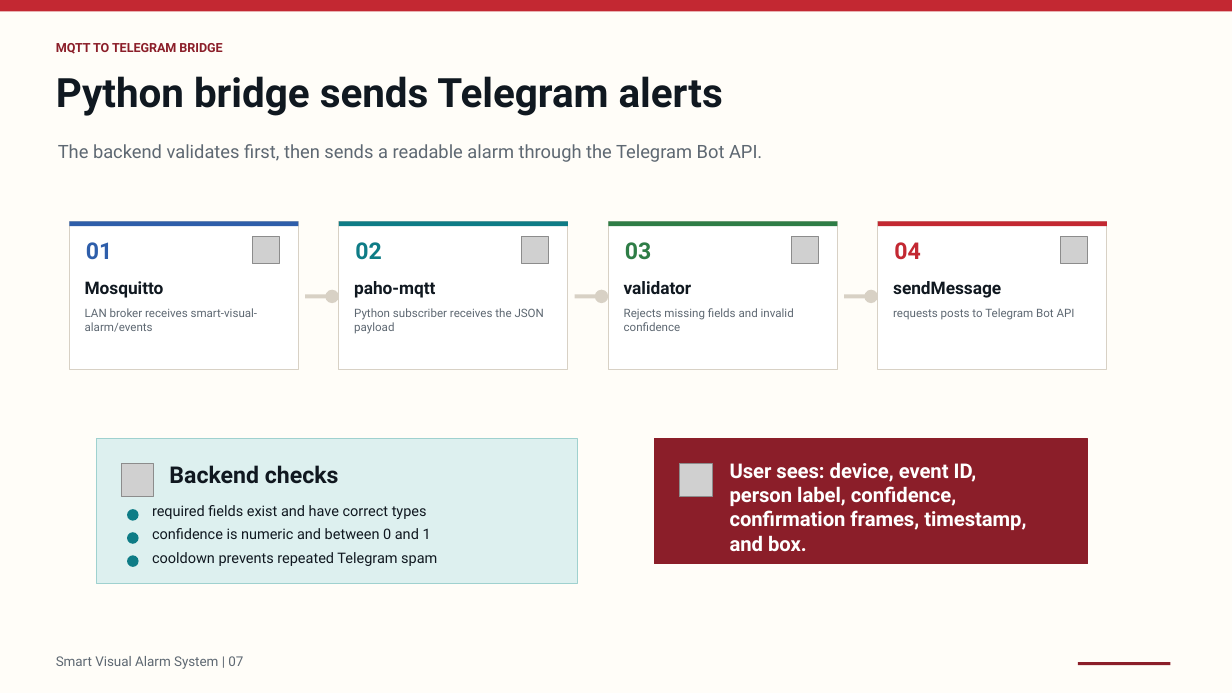
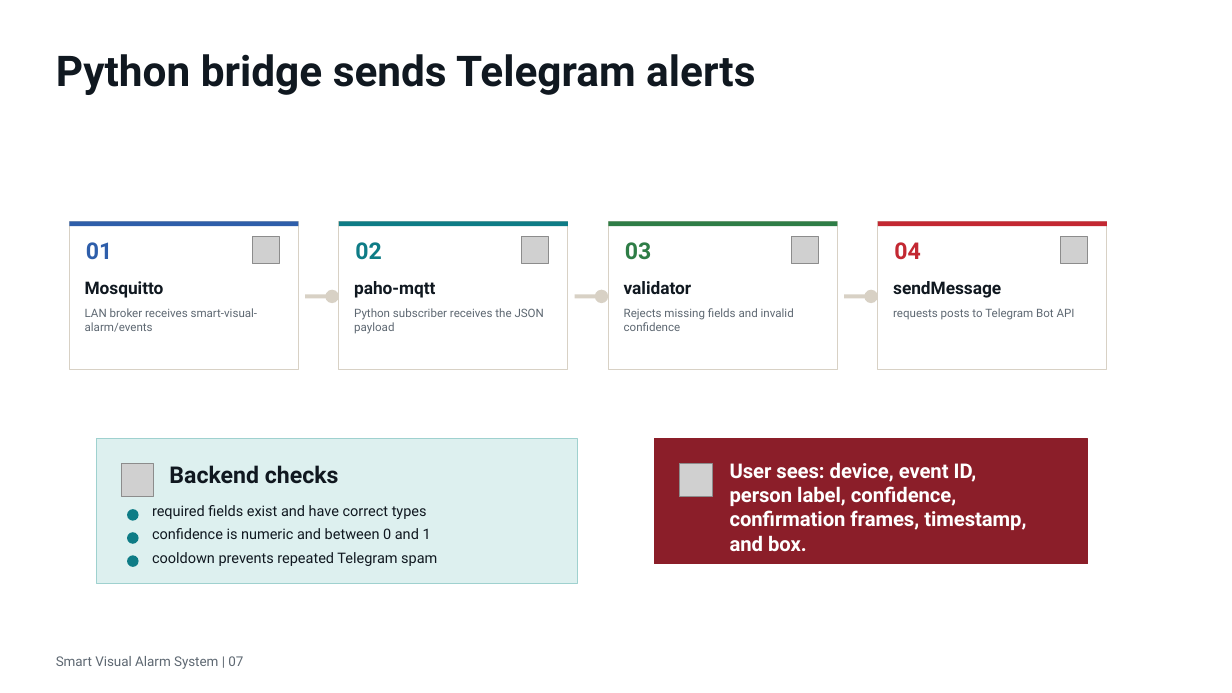
Before and after one commit to ernyei13/iot-project-pedestrian-detector, a slide deck: slide 7 of presentation.pptx. Drawn at 1232x693 pixels with LibreOffice and Linux fonts; fonts in the diff are those of the drawing; grey boxes stand for pictures. Boxes give left, top, right and bottom in pixels: in the first picture for what was removed or moved away, otherwise in the second. Text is boxed around its words. In the diff, an @@ line names an element or a change of style, - is before the commit and + after.

```diff
--- a/presentation.pptx
+++ b/presentation.pptx
@@ rectangle removed at [0,0,1232,693] @@
@@ rectangle removed at [0,0,1232,11] @@
@@ text "Python bridge sends Telegram alerts": place and size @@
-text "Python bridge sends Telegram alerts" at [56,76,723,116]
+text "Python bridge sends Telegram alerts" at [56,54,755,95]
@@ text "Python bridge sends Telegram alerts" at [56,54,755,95]: size 31.5 to 33 pt @@
@@ text removed at [56,43,222,54] @@
-MQTT TO TELEGRAM BRIDGE
@@ text removed at [58,144,762,162] @@
-The backend validates first, then sends a readable alarm through the Telegram Bot API.
@@ rectangle removed at [1079,663,1171,665] @@
```
Also in this commit, not shown: 10 other slides changed, 1 slide added, 1 other file.
